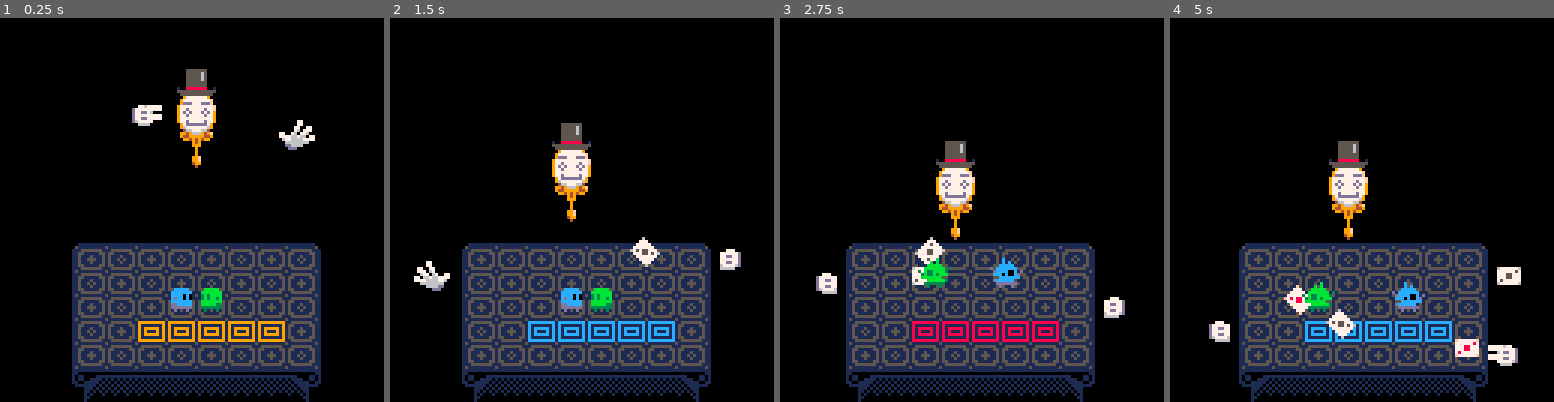
Above: before the commit, frames 1-4 (left to right).
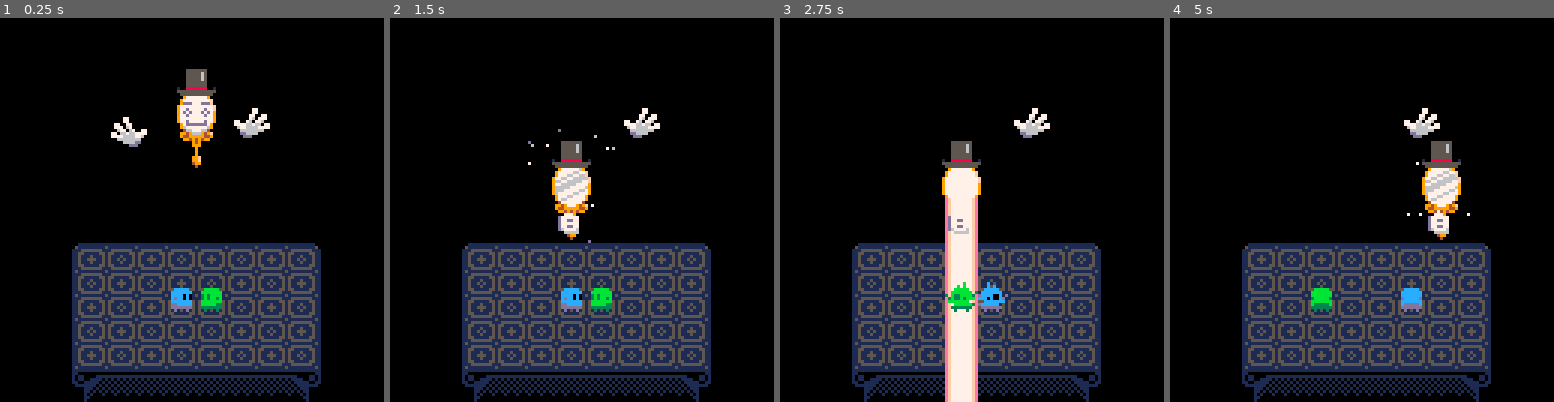
Above: after the commit, the same moments.

Repository: aylanonsense/just-one-boss
Game: PICO-8 cartridge cart.p8
Same seed, same stepped clock (60 frames per second), same inputs: the game is played once before the commit and once after it.
Inputs:
- Up to frame 1 (0.25 s): no input
- Up to frame 2 (1.5 s): tap X (X key) at 0.33, 1.07 s; tap O (Z key) at 0.7 s
- Up to frame 3 (2.75 s): hold Right 1.6-2.1 s; tap O (Z key) at 1.7, 2.1, 2.5 s; tap X (X key) at 1.85 s; hold Up 2.15-2.42 s; hold Right from 2.47 s (still down)
- Up to frame 4 (5 s): tap O (Z key) every 0.4 s from 2.9 to 4.9 s; tap X (X key) at 2.97, 4.08 s; release Right at 3.03 s; hold Left 3.08-3.58 s; hold Down 3.63-3.97 s; hold Right 4.02-4.68 s; hold Up from 4.73 s (still down)

The runs differ from the first frame. In frame 1, 2.8% of the frame differs, in the area x 28-83%, y 22-85%; in frame 2, 4.8%; in frame 3, 17%; in frame 4, 17%, in the area x 10-92%, y 23-100%.

Commit message:
Adding lasers to mirror

Diff:
--- a/cart.p8
+++ b/cart.p8
@@ -36,7 +36,7 @@
 	{7,7,7,6,13,5,1,0},
 	{7,7,7,7,6,13,1,0},
 	{7,7,14,8,2,1,0,0},
-	{7,7,15,9,4,2,1,0},
+	{7,15,10,9,4,2,1,0},
 	{7,7,15,10,9,4,1,0},
 	{7,7,6,11,3,5,1,0},
 	{7,7,6,12,13,5,1,0},
@@ -383,8 +383,8 @@
 			if self.vx<0 then
 				f=(6-f)%4
 			end
-			sspr2(64+f*5,103,5,10,self.x-5,self.y-7)
-			sspr2(64+f*5,103,5,10,self.x,self.y-7,true,true)
+			sspr2(73+f*5,97,5,10,self.x-5,self.y-7)
+			sspr2(73+f*5,97,5,10,self.x,self.y-7,true,true)
 			-- pset(self.x,self.y,9)
 		end
 	},
@@ -416,36 +416,232 @@
 			-- pset(self.x,self.y,8)
 		end
 	},
+	flower_patch={
+		render_layer=4,
+		update=function(self)
+			if self.frames_alive>self.bloom_frames+3 then
+				self.hitbox_channel=0
+			elseif self.frames_alive==self.bloom_frames then
+				self.hitbox_channel=1 -- player
+				self.frames_to_death=35
+				local i
+				for i=1,2 do
+					spawn_entity("flower_petal",{
+						x=self.x,
+						y=self.y-5,
+						vx=i-2,
+						vy=rnd_num(-10,-1),
+						color=self.color,
+						swing_offset=rnd_int(1,10),
+						frames_to_death=rnd_int(40,60)
+					})
+				end
+			end
+		end,
+		draw=function(self)
+			if self.frames_alive>self.hidden_frames then
+				palt(4,true)
+				pal2(8,self.color)
+				pal2(14,color_ramps[self.color][3])
+				local f=0
+				if self.bloom_frames-self.frames_alive<=0 then
+					f=2
+				elseif self.bloom_frames-self.frames_alive<=2 then
+					f=1
+				end
+				sspr2(94+9*f,95,9,8,self.x-4,self.y-4,self.flipped)
+				-- pset(self.x,self.y,8)
+			end
+		end
+	},
+	flower_petal={
+		update=function(self)
+			self.vy+=0.1
+			self.vx*=0.7
+			self.vy*=0.7
+			self.vx+=sin((self.frames_alive+self.swing_offset)/20)/10
+			self:apply_velocity()
+		end,
+		draw=function(self)
+			pset(self.x,self.y,self.color)
+		end
+	},
 	magic_mirror={
 		extends="movable",
-		face=4,
+		expression=1,
 		wearing_top_hat=true,
+		charge_frames=0,
+		laser_preview_frames=0,
+		laser_frames=0,
+		hover_frames=0,
+		hitbox_channel=1, -- player
+		hover_dir=nil,
+		init=function(self)
+			self.left_hand=spawn_entity("magic_mirror_hand",{x=self.x-18,y=self.y+5})
+			self.right_hand=spawn_entity("magic_mirror_hand",{x=self.x+18,y=self.y+5,is_right_hand=true})
+			-- self:conjure_flowers()
+			-- self.left_hand:throw_cards()
+			-- self.right_hand:throw_cards()
+			self:shoot_lasers()
+		end,
+		is_hitting=function(self,entity)
+			return self.laser_frames>0 and entity:col()==self:col()
+		end,
 		update=function(self)
+			decrement_counter_prop(self,"laser_preview_frames")
+			decrement_counter_prop(self,"laser_frames")
+			if decrement_counter_prop(self,"hover_frames") then
+				self.vx=0
+				self.vy=0
+			end
 			self:check_schedule()
 			self:apply_move()
+			if self.hover_frames>0 then
+				if self.x<=5 then
+					self.hover_dir=1
+				elseif self.x>=75 then
+					self.hover_dir=-1
+				end
+				self.vx=2*self.hover_dir
+				self.vy=0
+			end
 			self:apply_velocity()
+			if self.charge_frames>0 then
+				decrement_counter_prop(self,"charge_frames")
+				local angle=rnd_int(1,360)
+				spawn_entity("charge_particle",{
+					x=self.x+20*cos(angle/360),
+					y=self.y+20*sin(angle/360),
+					target_x=self.x,
+					target_y=self.y,
+					color=7
+				})
+			end
+		end,
+		change_expression=function(self,expression)
+			self.expression=expression
+		end,
+		shoot_lasers=function(self)
+			local hover_frames=25
+			local laser_frames=65
+			self.left_hand:grab_mirror(self)
+			self:schedule(20,"change_expression",5)
+			self:schedule(26,"move_to_player_col")
+			self:schedule(36,"shoot_laser")
+			local f=36+laser_frames
+			local i
+			for i=1,3 do
+				self:schedule(f,"hover",hover_frames)
+				f+=hover_frames
+				self:schedule(f,"shoot_laser")
+				f+=laser_frames
+			end
+		end,
+		hover=function(self,frames,dir)
+			self.hover_frames=frames
+			self.hover_dir=dir or self.hover_dir or 1
+		end,
+		shoot_laser=function(self)
+			local charge_frames=14
+			local preview_frames=12
+			local laser_frames=25
+			self:change_expression(4)
+			self:charge_laser(charge_frames)
+			self:schedule(charge_frames,"preview_laser",preview_frames+laser_frames+4)
+			self:schedule(charge_frames+preview_frames,"fire_laser",laser_frames)
+			self:schedule(charge_frames+preview_frames,"change_expression",0)
+			self:schedule(charge_frames+preview_frames+laser_frames,"change_expression",4)
+		end,
+		charge_laser=function(self,frames)
+			self.charge_frames=frames
+		end,
+		preview_laser=function(self,frames)
+			self.laser_preview_frames=frames
+		end,
+		fire_laser=function(self,frames)
+			self.laser_frames=frames
+		end,
+		conjure_flowers=function(self)
+			local increment=3
+			local time_to_bloom=70
+			self.left_hand:change_pose(1)
+			self.left_hand:move(self.x-15,self.y,20)
+			self.right_hand:change_pose(1)
+			self.right_hand:move(self.x+15,self.y,20)
+			self:schedule(20,"change_expression",2)
+			self:schedule(30,"spawn_flowers",increment,time_to_bloom)
+			self:schedule(29+time_to_bloom,"change_expression",3)
+			self.left_hand:schedule(29+time_to_bloom,"change_pose",4)
+			self.right_hand:schedule(29+time_to_bloom,"change_pose",4)
+		end,
+		spawn_flowers=function(self,increment,time_to_bloom)
+			local restricted_col=rnd_int(0,3)
+			local restricted_row=rnd_int(0,4)
+			local flowers={}
+			local i=rnd_int(0,increment-1)
+			while i<40 do
+				local c=i%8
+				local r=flr(i/8)
+				if (c!=restricted_col and (7-c)!=restricted_col) or r!=restricted_row then
+					add(flowers,{
+						x=10*c+5,
+						y=8*r+4,
+						bloom_frames=time_to_bloom,
+						flipped=(rnd()<0.5),
+						color=rnd_from_list({8,12,9,14})
+					})
+				end
+				i+=rnd_int(1,increment)
+			end
+			shuffle_list(flowers)
+			for i=1,#flowers do
+				flowers[i].hidden_frames=i
+				spawn_entity("flower_patch",flowers[i])
+			end
 		end,
 		move_to_player_col=function(self,a,b,c,d)
-			self:move(10*player:col()-5,-20,30,{easing=ease_in,immediate=true,anchors={0,10,0,-10}})
+			-- 20 frames
+			self:move(10*player:col()-5,-20,20,{easing=ease_in,immediate=true,anchors={0,10,0,-10}})
 		end,
 		draw=function(self)
 			palt(3,true)
 			-- draw mirror
 			pal(15,9)
-			sspr2(121,58,7,30,self.x-6,self.y-12)
+			sspr2(121,98,7,30,self.x-6,self.y-12)
 			pal(15,15)
-			sspr2(121,58,7,30,self.x,self.y-12,true)
+			sspr2(121,98,7,30,self.x,self.y-12,true)
 			pset(self.x-1,self.y+16,4)
 			-- draw face
-			local flip_horizontal=(self.face==2 and self.frames_alive%8<4)
-			local flip_vertical=(self.face==2 and (self.frames_alive+2)%8<4)
-			sspr2(73+11*self.face,99,11,14,self.x-5,self.y-7,flip_horizontal,flip_vertical)
+			if self.expression>0 then
+				local flip_vertical=(self.expression==5 and (self.frames_alive)%4<2)
+				pal(9,6)
+				pal(15,7)
+				sspr2(74+6*self.expression,114,6,14,self.x-5,self.y-7,false,flip_vertical)
+				pal(9,7)
+				pal(15,6)
+				if self.expression==6 then
+					sspr2(80+6*self.expression,114,6,14,self.x+1,self.y-7,false,flip_vertical)
+				else
+					sspr2(74+6*self.expression,114,6,14,self.x,self.y-7,true,flip_vertical)
+				end
+			end
 			-- draw top hat
 			if self.wearing_top_hat then
 				pal(6,5)
-				sspr2(121,49,7,9,self.x-6,self.y-15)
+				sspr2(121,89,7,9,self.x-6,self.y-15)
 				pal(6,6)
-				sspr2(121,49,7,9,self.x,self.y-15,true)
+				sspr2(121,89,7,9,self.x,self.y-15,true)
+			end
+			-- draw laser
+			if self.laser_preview_frames%2==1 then
+				line(self.x,self.y+7,self.x,60,14)
+			end
+			if self.laser_frames>0 then
+				rect(self.x-5,self.y+4,self.x+5,60,14)
+				rect(self.x-4,self.y+4,self.x+4,60,15)
+				rectfill(self.x-3,self.y+4,self.x+3,60,7)
+				-- line(self.x-4,self.y,self.x-4,60,7)
+				-- line(self.x,1,self.x,39,14)
 			end
 		end
 	},
@@ -456,7 +652,7 @@
 		held_mirror=nil,
 		held_mirror_dx=0,
 		held_mirror_dy=0,
-		pose=1,
+		pose=3,
 		init=function(self)
 			self.dir=ternary(self.is_right_hand,-1,1)
 		end,
@@ -532,15 +728,15 @@
 			palt(3,true)
 			local r=self.is_right_hand
 			if self.pose==1 then
-				sspr2(83,92,10,7,self.x-ternary(r,8,1),self.y-3,r)
+				sspr2(76,107,10,7,self.x-ternary(r,8,1),self.y-3,r)
 			elseif self.pose==2 then
-				sspr2(93,92,7,7,self.x-ternary(r,5,1),self.y-3,r)
+				sspr2(86,107,7,7,self.x-ternary(r,5,1),self.y-3,r)
 			elseif self.pose==3 then
-				sspr2(100,89,12,10,self.x-ternary(r,5,6),self.y-7,r)
+				sspr2(93,104,12,10,self.x-ternary(r,5,6),self.y-7,r)
 			elseif self.pose==4 then
-				sspr2(112,88,8,11,self.x-ternary(r,3,4),self.y-9,r)
+				sspr2(105,103,8,11,self.x-ternary(r,3,4),self.y-9,r)
 			elseif self.pose==5 then
-				sspr2(112+8,88,8,11,self.x-ternary(r,4,3),self.y-9,r)
+				sspr2(113,103,8,11,self.x-ternary(r,4,3),self.y-9,r)
 			end
 			-- pset(self.x,self.y,8)
 		end
@@ -563,8 +759,8 @@
 			line(self.prev_x,self.prev_y,self.x,self.y,rainbow[1+flr(scene_frame/4)%#rainbow])
 		end
 	},
-	spark={
-		color=8,
+	charge_particle={
+		-- target_x,target_y,color
 		frames_to_death=15,
 		percent=0,
 		update=function(self)
@@ -714,23 +910,13 @@
 	player=spawn_entity("player",{x=10*3+5,y=8*2+4})
 	spawn_entity("player_reflection",{x=10*4+5,y=8*2+4})
 	local mirror=spawn_entity("magic_mirror",{x=40,y=-44})
-
-	local left_hand=spawn_entity("magic_mirror_hand",{x=20,y=-44})
-	local right_hand=spawn_entity("magic_mirror_hand",{x=60,y=-44,is_right_hand=true})
-
-	-- left_hand:grab_mirror(mirror)
-	-- right_hand:grab_mirror(mirror)
-	-- left_hand:schedule(70,"release_mirror")
-	-- right_hand:schedule(70,"release_mirror")
-	left_hand:throw_cards()
-	right_hand:throw_cards()
-	mirror:schedule(30,"move_to_player_col")
-
-	spawn_entity("magic_tile",{x=10*3-5,y=8*4-4})
-	spawn_entity("magic_tile",{x=10*4-5,y=8*4-4})
-	spawn_entity("magic_tile",{x=10*5-5,y=8*4-4})
-	spawn_entity("magic_tile",{x=10*6-5,y=8*4-4})
-	spawn_entity("magic_tile",{x=10*7-5,y=8*4-4})
+	-- mirror:conjure_flowers()
+
+	-- spawn_entity("magic_tile",{x=10*3-5,y=8*4-4})
+	-- spawn_entity("magic_tile",{x=10*4-5,y=8*4-4})
+	-- spawn_entity("magic_tile",{x=10*5-5,y=8*4-4})
+	-- spawn_entity("magic_tile",{x=10*6-5,y=8*4-4})
+	-- spawn_entity("magic_tile",{x=10*7-5,y=8*4-4})
 	-- create tiles
 	create_tiles(levels[1])
 	-- immediately add new entities to the game
@@ -1121,6 +1307,10 @@
 	return flr(min_val+rnd(1+max_val-min_val))
 end
 
+function rnd_num(min_val,max_val)
+	return min_val+rnd(max_val-min_val)
+end
+
 -- if n is below min, wrap to max. if n is above max, wrap to min
 function wrap(min_val,n,max_val)
 	return ternary(n<min_val,max_val,ternary(n>max_val,min_val,n))
@@ -1162,6 +1352,14 @@
 			list[j],list[j-1]=list[j-1],list[j]
 			j-=1
 		end
+	end
+end
+
+function shuffle_list(list)
+	local i
+	for i=1,#list do
+		local j=rnd_int(i,#list)
+		list[i],list[j]=list[j],list[i]
 	end
 end
 
Not shown, changed: 98 lines of the sprite sheet (__gfx__) section of cart.p8
